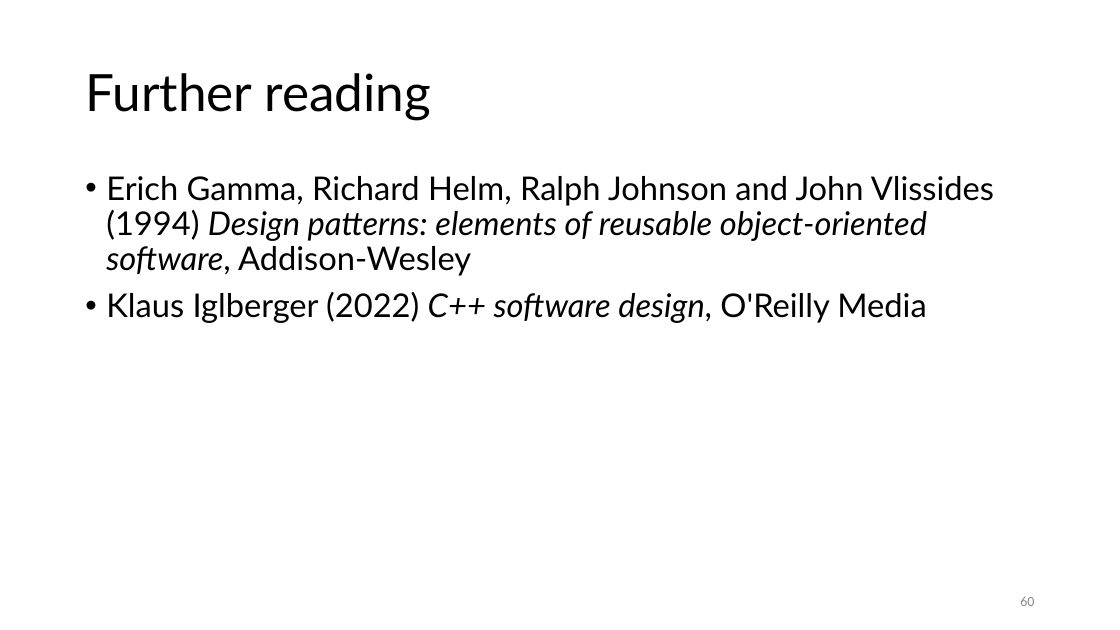
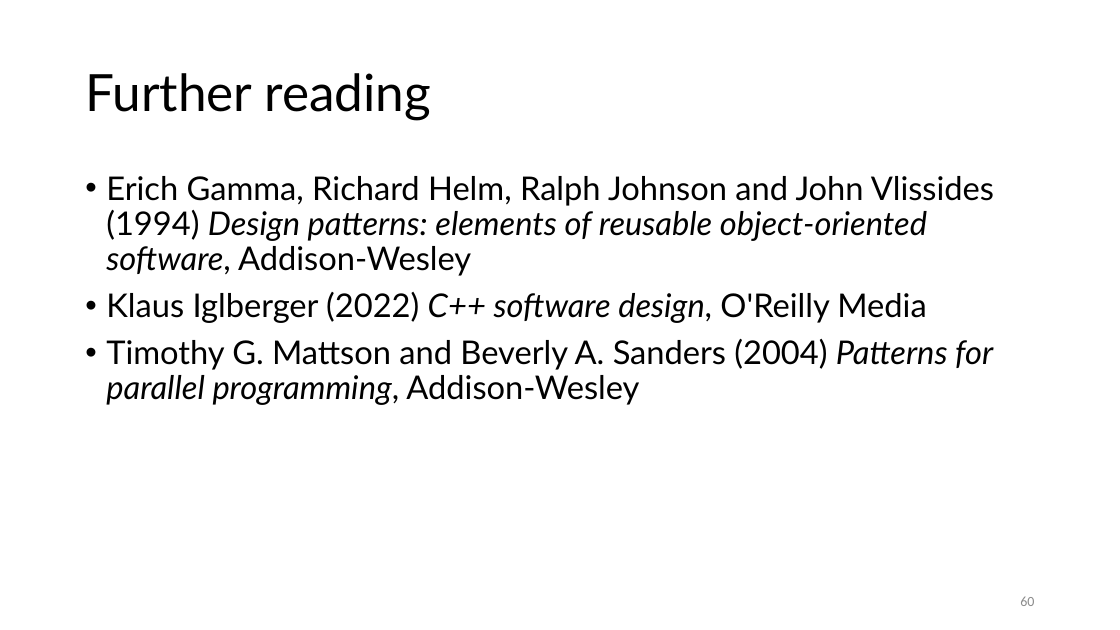
Before and after one commit to gjbex/C-plus-plus-software-engineering, a slide deck: slide 60 of cpp_software_engineering.pptx. Drawn at 1120x630 pixels with LibreOffice and Linux fonts; fonts in the diff are those of the drawing. Boxes give left, top, right and bottom in pixels: in the first picture for what was removed or moved away, otherwise in the second. Text is boxed around its words. In the diff, an @@ line names an element or a change of style, - is before the commit and + after.

```diff
--- a/cpp_software_engineering.pptx
+++ b/cpp_software_engineering.pptx
@@ text at [106,339,993,405]: paragraph added @@
+• Timothy G. Mattson and Beverly A. Sanders (2004) Patterns for parallel programming, Addison-Wesley
```
Also in this commit, not shown: 3 other slides changed.
